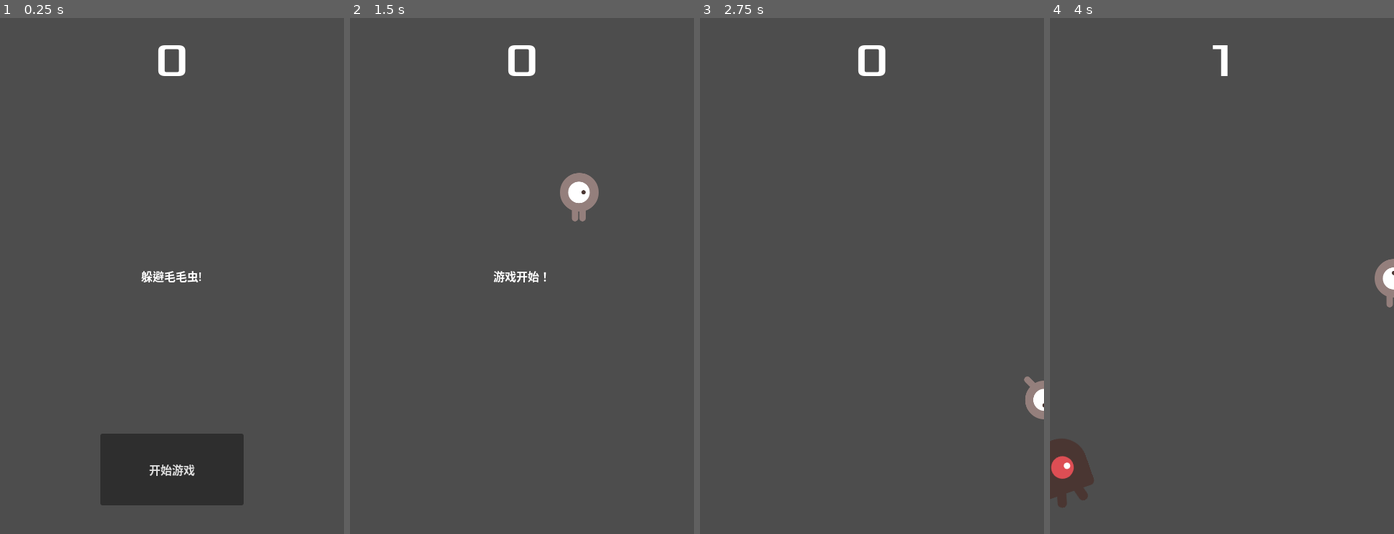
Above: before the commit, frames 1-4 (left to right).
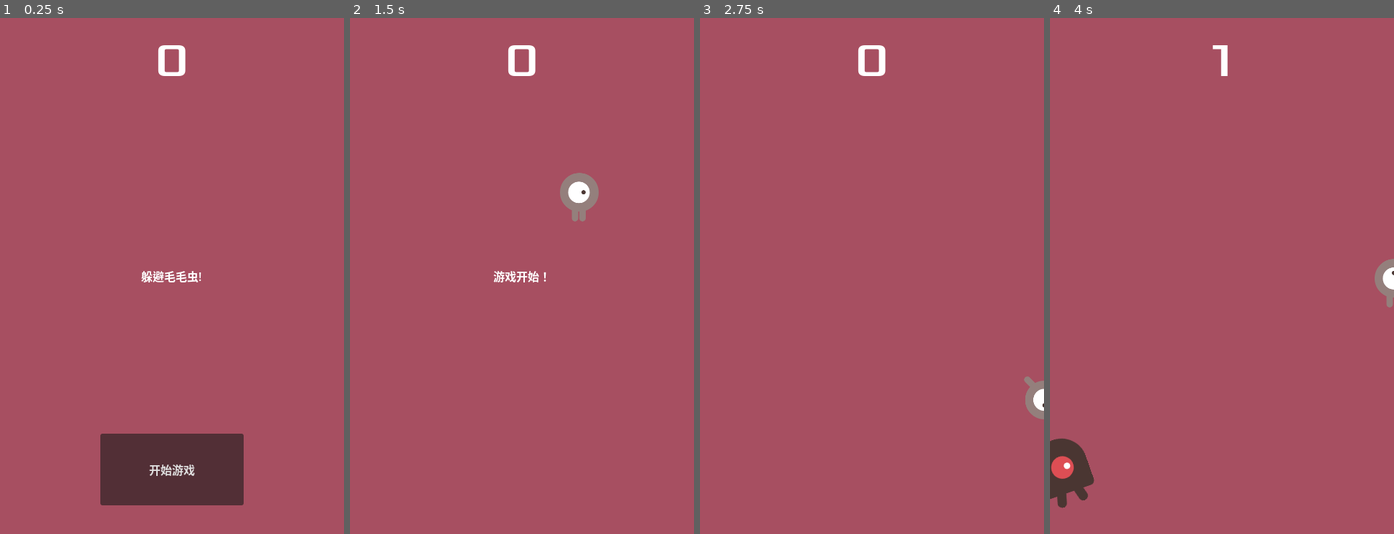
Above: after the commit, the same moments.

Repository: CandyRGB/my-first-godot-2d-game
Game: Godot game, scene res://main.tscn
The game is run twice, just before and just after one commit, with the same random seed, the same clock (stepped at 60 frames per second) and the same inputs.
Inputs:
- Up to frame 1 (0.25 s): no input
- Up to frame 2 (1.5 s): click "开始游戏" at 0.5 s; tap Enter at 1.25 s; hold D (move_right) from 1.28 s (still down)
- Up to frame 3 (2.75 s): release D (move_right) at 2.03 s; hold S (move_down) from 2.03 s (still down)
- Up to frame 4 (4 s): release S (move_down) at 2.78 s; hold D (move_right) 2.78-3.53 s; hold W (move_up) from 3.53 s (still down)

The runs differ from the first frame. In frame 1, 99% of the frame differs, in the area x 0-100%, y 0-100%; in frame 2, 99%; in frame 3, 99%; in frame 4, 98%.

Commit message:
task: 5优化游戏体验

Diff:
--- a/hud.tscn
+++ b/hud.tscn
@@ -2,6 +2,12 @@
 
 [ext_resource type="FontFile" uid="uid://tbu7soselcwr" path="res://fonts/Xolonium-Regular.ttf" id="1_37p78"]
 [ext_resource type="Script" uid="uid://ce8xcs1ps0pm4" path="res://hud.gd" id="1_64ctp"]
+
+[sub_resource type="InputEventAction" id="InputEventAction_64ctp"]
+action = &"start_game"
+
+[sub_resource type="Shortcut" id="Shortcut_8sq4i"]
+events = [SubResource("InputEventAction_64ctp")]
 
 [node name="HUD" type="CanvasLayer" unique_id=1128872778]
 script = ExtResource("1_64ctp")
@@ -51,6 +57,7 @@
 offset_bottom = -40.0
 grow_horizontal = 2
 grow_vertical = 0
+shortcut = SubResource("Shortcut_8sq4i")
 text = "开始游戏"
 
 [node name="MessageTimer" type="Timer" parent="." unique_id=1444615364]
--- a/main.gd
+++ b/main.gd
@@ -12,15 +12,22 @@
 func game_over() -> void:
 	$ScoreTimer.stop()
 	$MobTimer.stop()
+
 	$HUD.show_game_over()
+
+	$Music.stop()
+	$DeathSound.play()
 
 func new_game():
 	get_tree().call_group("mobs", "queue_free")
 	score = 0
 	$Player.start($StartPosition.position)
 	$StartTimer.start()
+
 	$HUD.update_score(score)
 	$HUD.show_message("游戏开始！")
+
+	$Music.play()
 
 func _on_mob_timer_timeout() -> void:
 	var mob = mob_scene.instantiate()
--- a/main.tscn
+++ b/main.tscn
@@ -4,6 +4,8 @@
 [ext_resource type="PackedScene" uid="uid://bwumsqo5lblin" path="res://player.tscn" id="1_ig7tw"]
 [ext_resource type="PackedScene" uid="uid://dfeayvqpgq2i" path="res://mob.tscn" id="2_h2yge"]
 [ext_resource type="PackedScene" uid="uid://g63nlrpoglka" path="res://hud.tscn" id="4_1bvp3"]
+[ext_resource type="AudioStream" uid="uid://tis6ln2e13gv" path="res://art/House In a Forest Loop.ogg" id="5_7mycd"]
+[ext_resource type="AudioStream" uid="uid://cxwiggvqyl4ub" path="res://art/gameover.wav" id="6_272bh"]
 
 [sub_resource type="Curve2D" id="Curve2D_ig7tw"]
 _data = {
@@ -15,8 +17,6 @@
 script = ExtResource("1_0xm2m")
 mob_scene = ExtResource("2_h2yge")
 
-[node name="Player" parent="." unique_id=618924760 instance=ExtResource("1_ig7tw")]
-
 [node name="MobTimer" type="Timer" parent="." unique_id=339975061]
 wait_time = 0.5
 
@@ -25,6 +25,14 @@
 [node name="StartTimer" type="Timer" parent="." unique_id=2122266560]
 wait_time = 2.0
 one_shot = true
+
+[node name="ColorRect" type="ColorRect" parent="." unique_id=1421437]
+anchors_preset = 15
+anchor_right = 1.0
+anchor_bottom = 1.0
+grow_horizontal = 2
+grow_vertical = 2
+color = Color(0.6535538, 0.30957252, 0.3798948, 1)
 
 [node name="StartPosition" type="Marker2D" parent="." unique_id=341247584]
 position = Vector2(240, 250)
@@ -36,10 +44,18 @@
 position = Vector2(480, 0)
 rotation = 1.5707964
 
+[node name="Player" parent="." unique_id=618924760 instance=ExtResource("1_ig7tw")]
+
 [node name="HUD" parent="." unique_id=1128872778 instance=ExtResource("4_1bvp3")]
 
-[connection signal="hit" from="Player" to="." method="game_over"]
+[node name="Music" type="AudioStreamPlayer" parent="." unique_id=1274424940]
+stream = ExtResource("5_7mycd")
+
+[node name="DeathSound" type="AudioStreamPlayer" parent="." unique_id=130938006]
+stream = ExtResource("6_272bh")
+
 [connection signal="timeout" from="MobTimer" to="." method="_on_mob_timer_timeout"]
 [connection signal="timeout" from="ScoreTimer" to="." method="_on_score_timer_timeout"]
 [connection signal="timeout" from="StartTimer" to="." method="_on_start_timer_timeout"]
+[connection signal="hit" from="Player" to="." method="game_over"]
 [connection signal="start_game" from="HUD" to="." method="new_game"]
--- a/project.godot
+++ b/project.godot
@@ -43,6 +43,11 @@
 "events": [Object(InputEventKey,"resource_local_to_scene":false,"resource_name":"","device":-1,"window_id":0,"alt_press …(192 unchanged characters)…
 ]
 }
+start_game={
+"deadzone": 0.2,
+"events": [Object(InputEventKey,"resource_local_to_scene":false,"resource_name":"","device":-1,"window_id":0,"alt_pressed":false,"shift_pressed":false,"ctrl_pressed":false,"meta_pressed":false,"pressed":false,"keycode":0,"physical_keycode":4194309,"key_label":0,"unicode":0,"location":0,"echo":false,"script":null)
+]
+}
 
 [physics]
 
